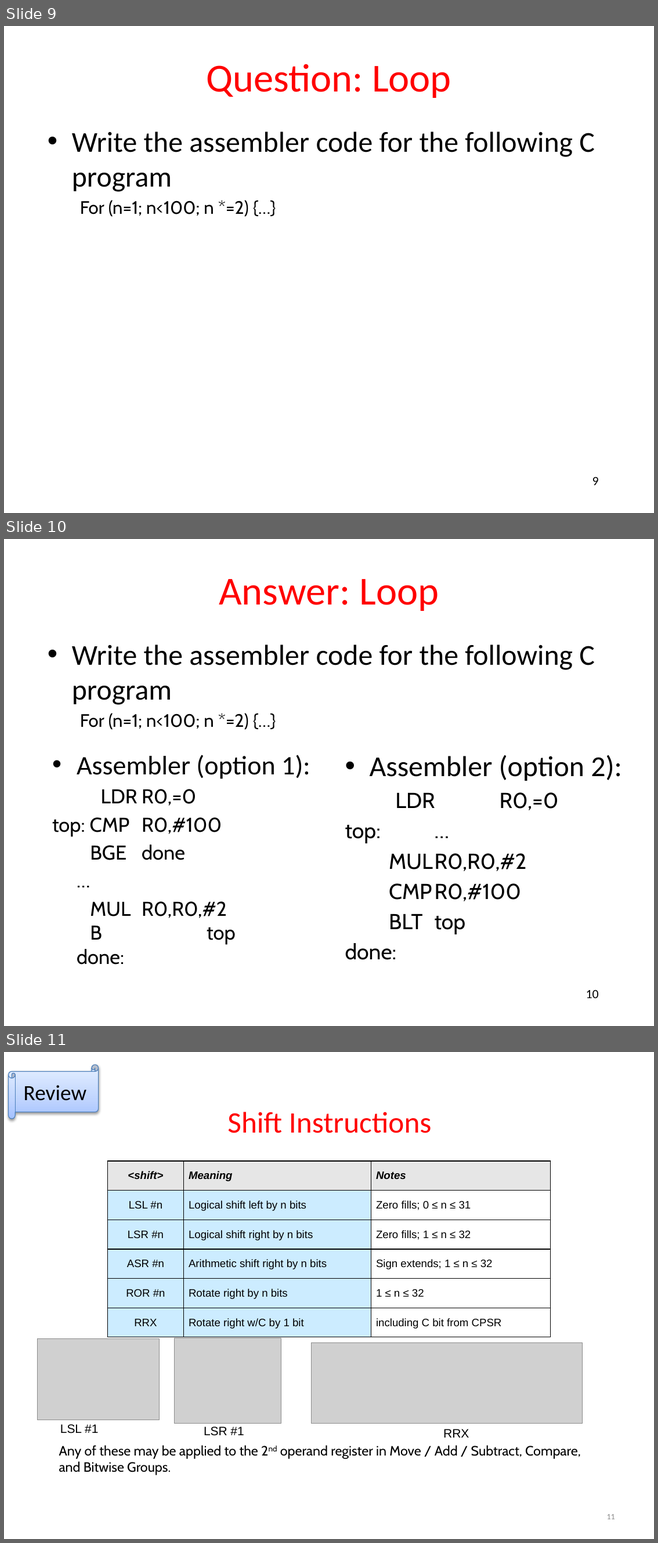
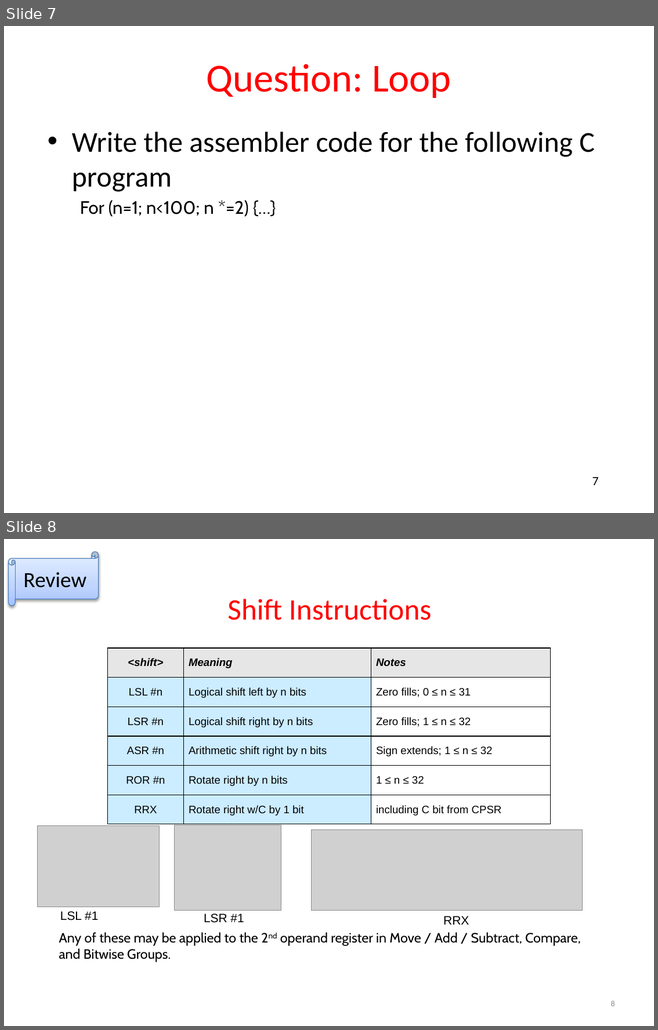
Before and after one commit to guhofstra/CSC111Fa25, a slide deck: PPTs/L4 Controlflow Exercises.pptx. Shown one above the other, each under a label of ours: slides 9, 10 and 11 before the commit, slides 7 and 8 after it. The pictures are 658x1543 and 658x1030 pixels, drawn with LibreOffice and Linux fonts; fonts in the diff are those of the drawing; grey boxes stand for pictures; background and template pictures are left out. Boxes give left, top, right and bottom in pixels: in the first picture for what was removed or moved away, otherwise in the second. Text is boxed around its words. In the diff, an @@ line names an element or a change of style, - is before the commit and + after.

```diff
--- a/PPTs/L4 Controlflow Exercises.pptx
+++ b/PPTs/L4 Controlflow Exercises.pptx
@@ slide 10 removed at (x1=4, y1=539, x2=654, y2=1026), background #FFFFFF @@
@@ title removed at (x1=219, y1=579, x2=438, y2=611) @@
-Answer: Loop
@@ text removed at (x1=72, y1=645, x2=594, y2=730) @@
-• Write the assembler code for the following C program
-  For (n=1; n<100; n *=2) {…}
@@ text removed at (x1=52, y1=755, x2=310, y2=965) @@
-• Assembler (option 1):
-LDR R0,=0
-top: CMP R0,#100
-BGE done
-…
-MUL R0,R0,#2
-B top
-done:
@@ text removed at (x1=345, y1=755, x2=622, y2=960) @@
-• Assembler (option 2):
-LDR R0,=0
-top: …
-MUL R0,R0,#2
-CMP R0,#100
-BLT top
-done:
@@ page number removed at (x1=586, y1=990, x2=598, y2=998) @@
-10
@@ what was slide 9 is now slide 7 @@
@@ page number at (x1=592, y1=477, x2=598, y2=485): text changed @@
-9
+7
@@ what was slide 11 is now slide 8 @@
@@ page number at (x1=611, y1=1001, x2=615, y2=1006): text changed @@
-11
+8
```
Also in this commit, not shown: 1 slide changed, 3 other slides removed, 43 other files.
